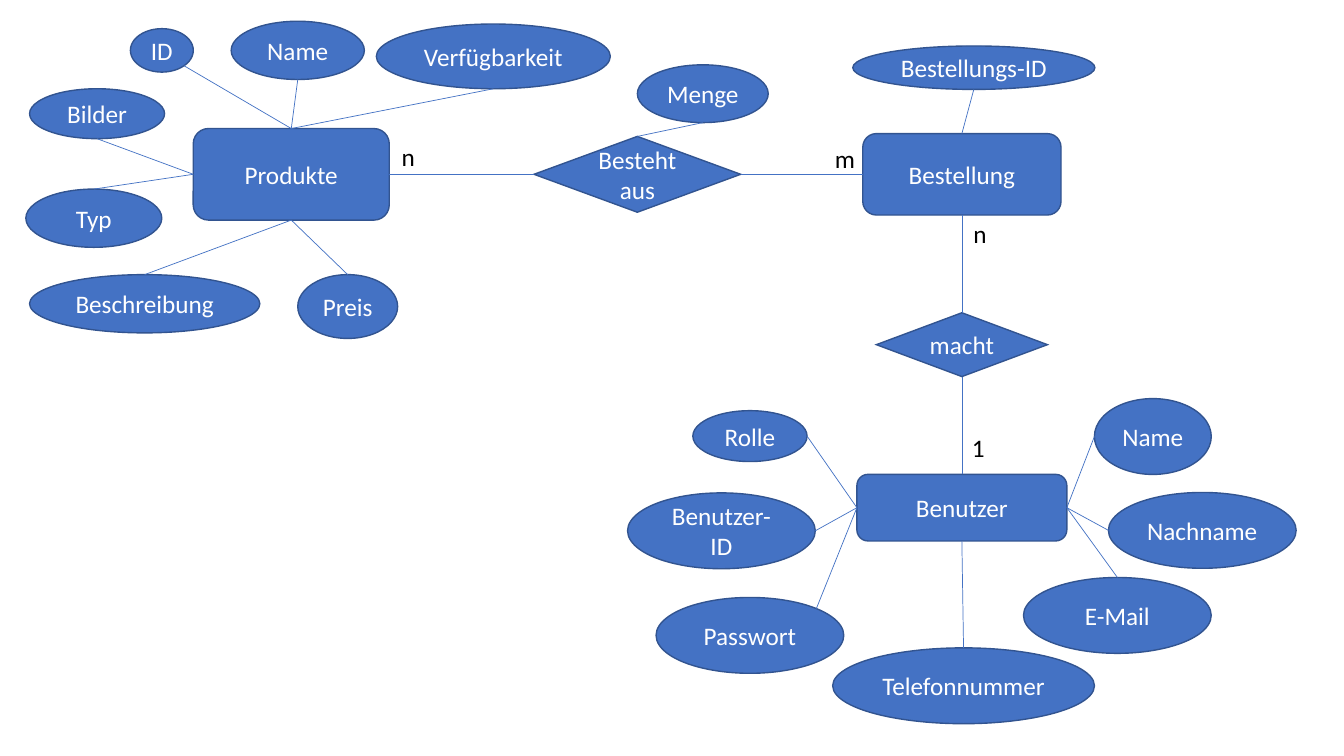
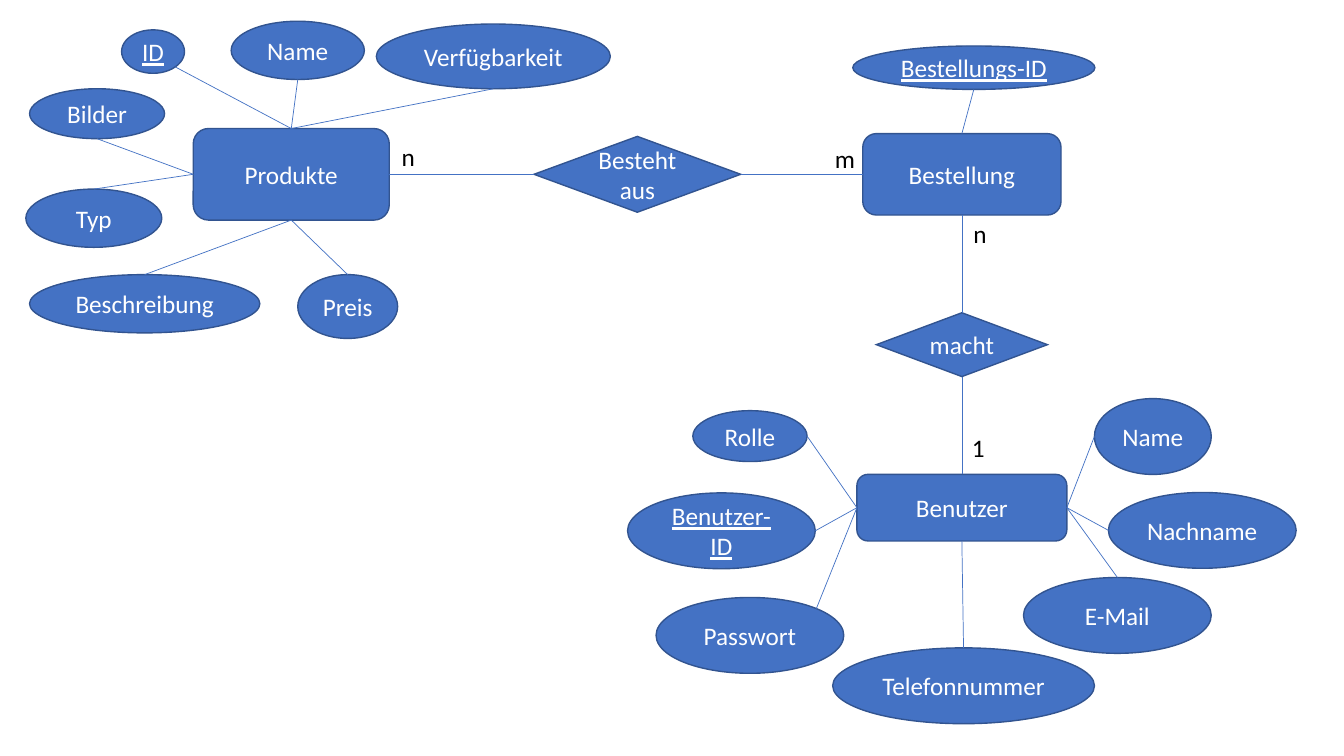
Before and after one commit to Hannes1000/GemueseShop, a slide deck: slide 1 of ER-Modell.pptx. Drawn at 1344x756 pixels with LibreOffice and Linux fonts; fonts in the diff are those of the drawing. Boxes give left, top, right and bottom in pixels: in the first picture for what was removed or moved away, otherwise in the second. Text is boxed around its words. In the diff, an @@ line names an element or a change of style, - is before the commit and + after.

```diff
--- a/ER-Modell.pptx
+++ b/ER-Modell.pptx
@@ underline on in 3 elements at (x1=853, y1=46, x2=1095, y2=90), (x1=628, y1=493, x2=816, y2=569), (x1=122, y1=30, x2=185, y2=74) @@
@@ ellipse "ID" moved from (x1=130, y1=28, x2=193, y2=72) to (x1=122, y1=30, x2=185, y2=74) @@
@@ line moved from (185, 66) - (291, 129) to (175, 67) - (291, 129) @@
@@ ellipse removed at (x1=637, y1=65, x2=768, y2=122) @@
-Menge
@@ line removed from (703, 123) to (637, 136) @@
```
Also in this commit, not shown: 6 other files.
